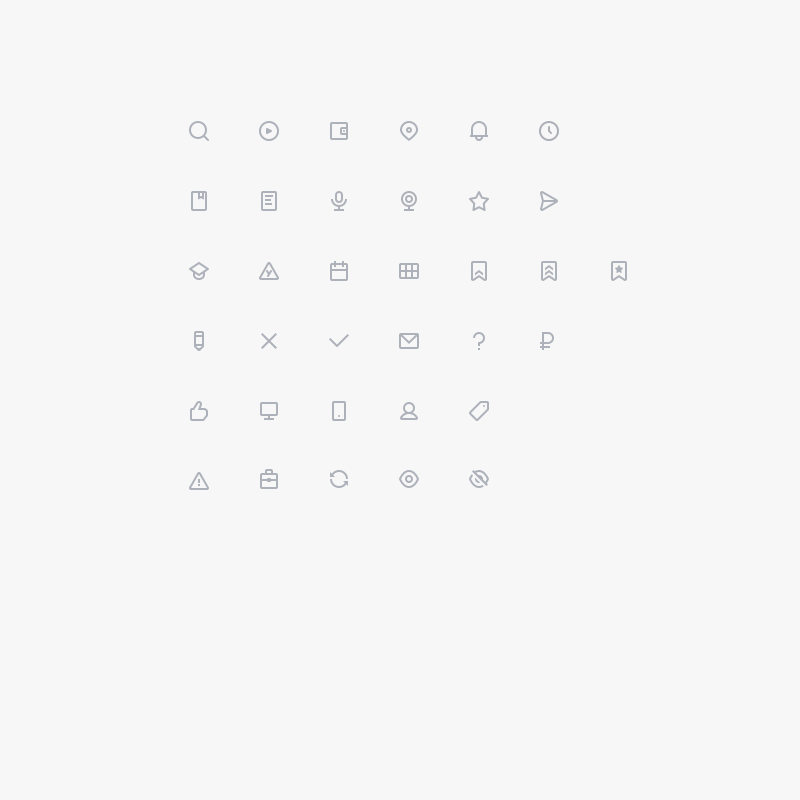
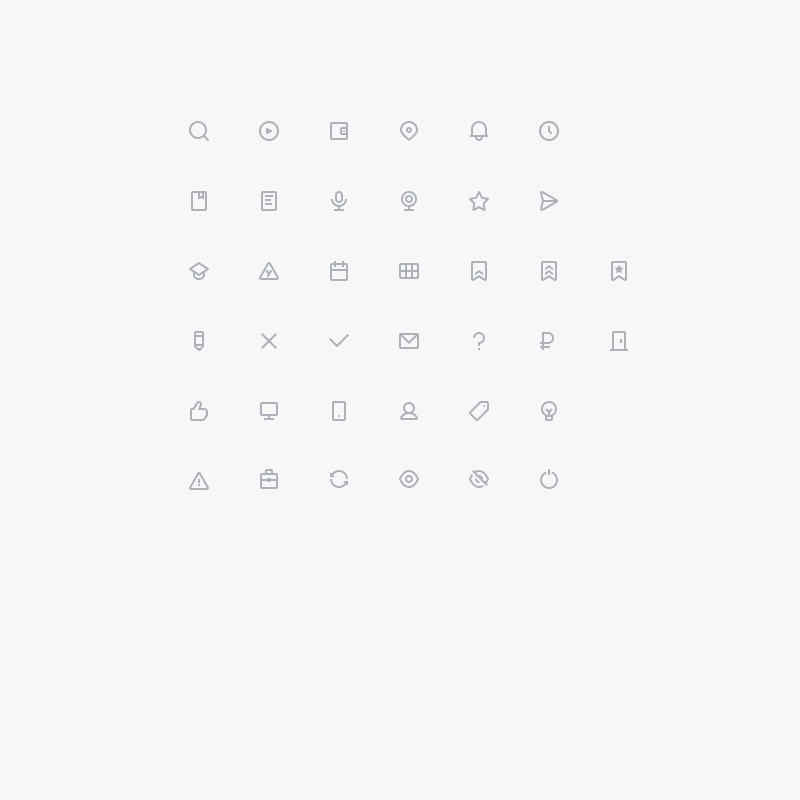
Comparing the layer stacks of the two w=800, h=800 images. Changes:
added layer "Фигура 68" above "Прямоугольник 27" over [540, 469, 558, 489]
added layer "Прямоугольник 32" above "Прямоугольник 37" over [610, 331, 628, 351]
added layer "Фигура 67" above "Фигура 2 копия" over [541, 401, 557, 421]
